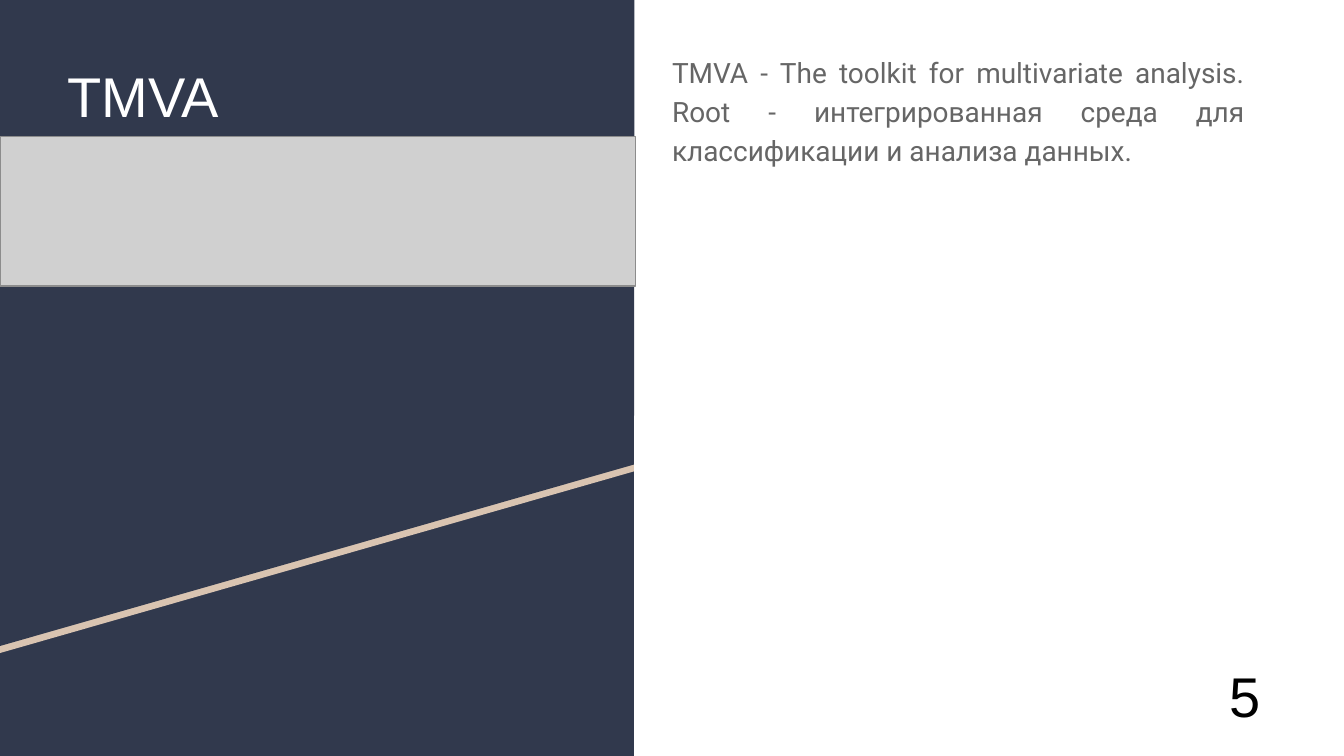
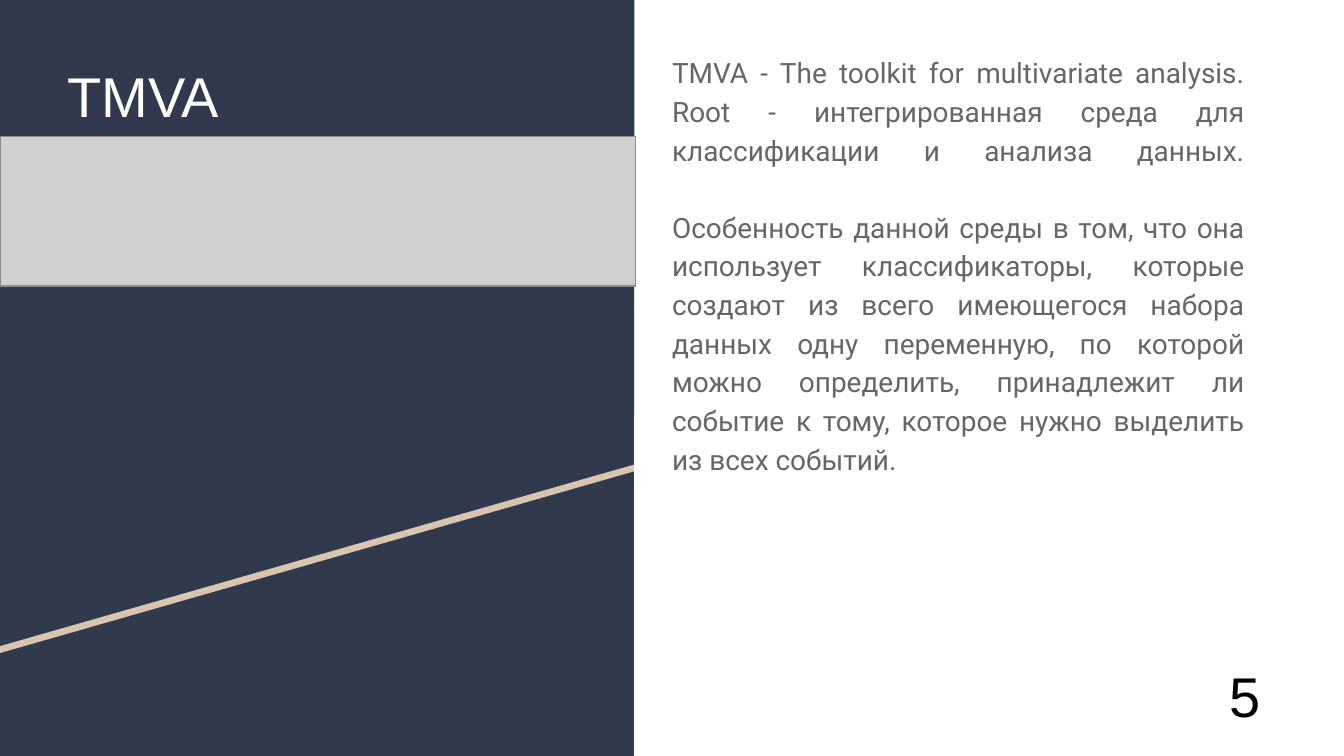
Before and after one commit to AlexanderUzunyan/TestProject, a slide deck: slide 6 of neuro/doc/TMVA.odp. Drawn at 1344x756 pixels with LibreOffice and Linux fonts; fonts in the diff are those of the drawing; grey boxes stand for pictures. Boxes give left, top, right and bottom in pixels: in the first picture for what was removed or moved away, otherwise in the second. Text is boxed around its words. In the diff, an @@ line names an element or a change of style, - is before the commit and + after.

```diff
--- a/neuro/doc/TMVA.odp
+++ b/neuro/doc/TMVA.odp
@@ text at (x1=672, y1=62, x2=1245, y2=470): text changed @@
-TMVA - The toolkit for multivariate analysis. Root - интегрированная среда для классификации и анализа данных.
+TMVA - The toolkit for multivariate analysis. Root - интегрированная среда для классификации и анализа данных.
+Особенность данной среды в том, что она использует классификаторы, которые создают из всего имеющегося набора данных одну переменную, по которой можно определить, принадлежит ли событие к тому, которое нужно выделить из всех событий.
```
Also in this commit, not shown: 10 other slides changed, 3 slides added, 1 slide removed.
